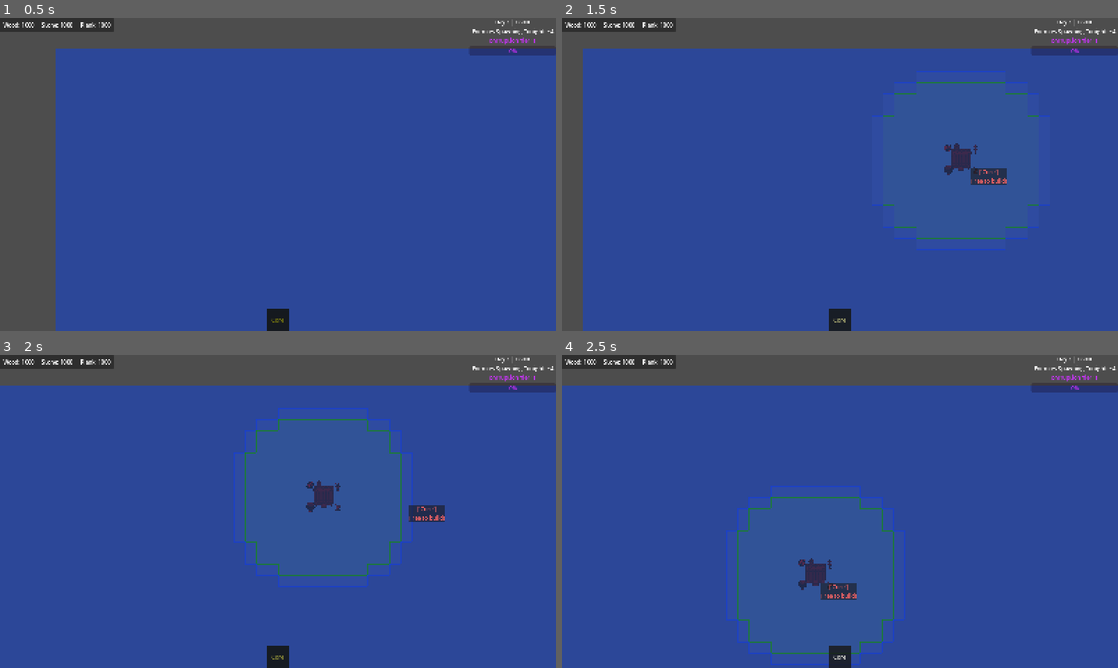
Above: before the commit, frames 1-4 (two rows, left to right).
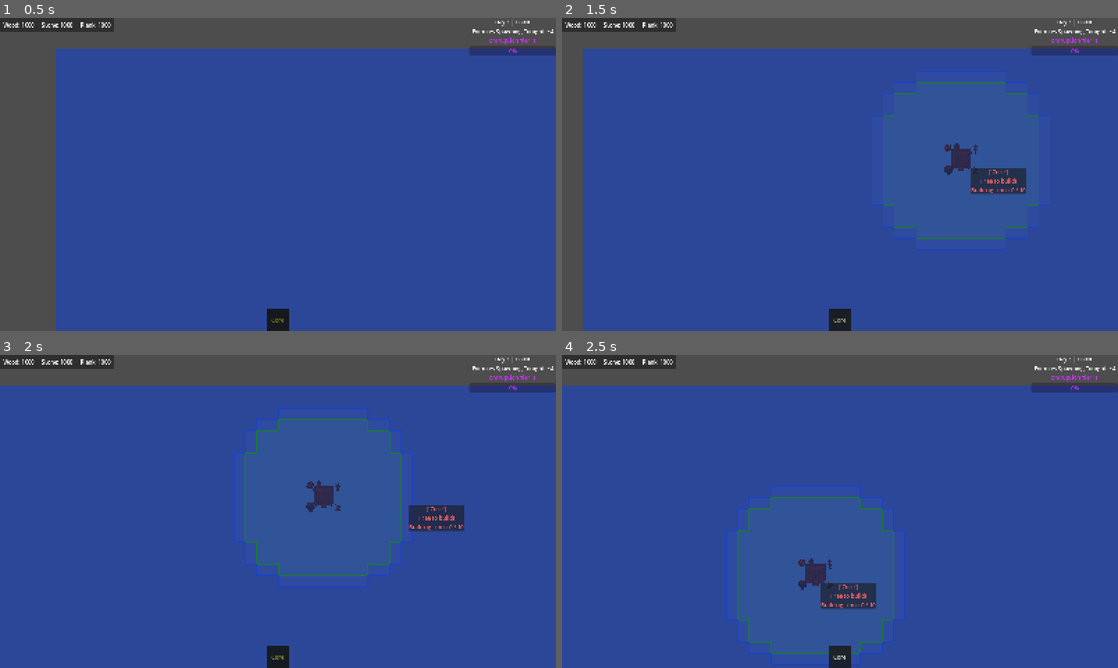
Above: after the commit, the same moments.

Repository: ColdTerror/Core-and-Conveyor
Game: Godot game, scene res://scenes/level.tscn
The game is run twice, just before and just after one commit, with the same random seed, the same clock (stepped at 60 frames per second) and the same inputs. The engine's default icon, where the game draws it, is replaced by a stand-in: a white triangle on a blue panel in a dark square.
Inputs (mouse positions are in pixels of both pictures, inside the frame that each line leads up to):
- Up to frame 1 (0.5 s): no input
- Up to frame 2 (1.5 s): click "Core" at 0.5 s; tap Enter at 1.25 s; move the mouse to (962, 158) at 1.27 s; hold Right (ui_right) from 1.28 s (still down); hold X (deconstruct_hotkey) from 1.28 s (still down); click (962, 158) at 1.42 s
- Up to frame 3 (2 s): keep holding Right (ui_right); keep holding X (deconstruct_hotkey)
- Up to frame 4 (2.5 s): release Right (ui_right) at 2 s; release X (deconstruct_hotkey) at 2 s; drag from (728, 527) to (812, 574) at 2.02 s

Frame 1 is identical in both runs. In frame 2, 0.6% of the frame differs, in the area x 73-84%, y 48-57%; in frame 3, 0.6%; in frame 4, 0.6%.

Commit message:
Enforce building limit and apply tower buffs
Enforces research-based building limit in placement logic and displays the current/limit in the placement UI (excludes conveyors and walls). Adds Building Limit check to _can_place_building to prevent placement when at cap. Hooks ResearchManager to update towers by calling apply_research_buffs (added Towers group membership and apply_research_buffs in tower_building). Improves hover menu to live-refresh Worker Bot stats (speed, energy, recharge/drain, limp status) and cleans up minor UI/debug noise (removed debug print, adjusted extra_stats header handling). Adjusts research screen GraphEdit node positions and updates a couple research node descriptions/titles. Also adds two tasks to kanban data.

Diff:
--- a/scenes/research/research_screen.tscn
+++ b/scenes/research/research_screen.tscn
@@ -49,7 +49,6 @@
 [node name="GraphEdit" type="GraphEdit" parent="BackgroundBlocker/MarginContainer/VBoxContainer" unique_id=1474269741]
 layout_mode = 2
 size_flags_vertical = 3
-scroll_offset = Vector2(-190, -98.125)
 grid_pattern = 1
 snapping_distance = 50
 zoom = 0.75
@@ -60,10 +59,10 @@
 
 [node name="Core1" parent="BackgroundBlocker/MarginContainer/VBoxContainer/GraphEdit" unique_id=1401898486 instance=ExtResource("2_l6ox2")]
 layout_mode = 0
-offset_left = 274.75
-offset_top = 145.375
-offset_right = 624.75
-offset_bottom = 295.375
+offset_left = 84.75
+offset_top = 47.25
+offset_right = 434.75
+offset_bottom = 197.25
 scale = Vector2(0.75, 0.75)
 mouse_filter = 1
 position_offset = Vector2(113, 63)
@@ -76,10 +75,10 @@
 
 [node name="Bot1" parent="BackgroundBlocker/MarginContainer/VBoxContainer/GraphEdit" unique_id=490625547 instance=ExtResource("2_l6ox2")]
 layout_mode = 0
-offset_left = 486.25
-offset_top = 145.375
-offset_right = 836.25
-offset_bottom = 295.375
+offset_left = 296.25
+offset_top = 47.25
+offset_right = 646.25
+offset_bottom = 197.25
 scale = Vector2(0.75, 0.75)
 mouse_filter = 1
 position_offset = Vector2(395, 63)
@@ -92,10 +91,10 @@
 
 [node name="Building1" parent="BackgroundBlocker/MarginContainer/VBoxContainer/GraphEdit" unique_id=1045831839 instance=ExtResource("2_l6ox2")]
 layout_mode = 0
-offset_left = 647.5
-offset_top = 146.875
-offset_right = 997.5
-offset_bottom = 296.875
+offset_left = 457.5
+offset_top = 48.75
+offset_right = 807.5
+offset_bottom = 198.75
 scale = Vector2(0.75, 0.75)
 mouse_filter = 1
 position_offset = Vector2(610, 65)
@@ -109,10 +108,10 @@
 
 [node name="Global1" parent="BackgroundBlocker/MarginContainer/VBoxContainer/GraphEdit" unique_id=57414478 instance=ExtResource("2_l6ox2")]
 layout_mode = 0
-offset_left = 835.0
-offset_top = 148.375
-offset_right = 1185.0
-offset_bottom = 298.375
+offset_left = 645.0
+offset_top = 50.25
+offset_right = 995.0
+offset_bottom = 200.25
 scale = Vector2(0.75, 0.75)
 mouse_filter = 1
 position_offset = Vector2(860, 67)
@@ -125,10 +124,10 @@
 
 [node name="Tower1" parent="BackgroundBlocker/MarginContainer/VBoxContainer/GraphEdit" unique_id=919121047 instance=ExtResource("2_l6ox2")]
 layout_mode = 0
-offset_left = 1069.75
-offset_top = 145.375
-offset_right = 1419.75
-offset_bottom = 295.375
+offset_left = 879.75
+offset_top = 47.25
+offset_right = 1229.75
+offset_bottom = 197.25
 scale = Vector2(0.75, 0.75)
 mouse_filter = 1
 position_offset = Vector2(1173, 63)
@@ -142,10 +141,10 @@
 
 [node name="Core2" parent="BackgroundBlocker/MarginContainer/VBoxContainer/GraphEdit" unique_id=134985909 instance=ExtResource("2_l6ox2")]
 layout_mode = 0
-offset_left = 274.75
-offset_top = 145.375
-offset_right = 624.75
-offset_bottom = 295.375
+offset_left = 84.75
+offset_top = 47.25
+offset_right = 434.75
+offset_bottom = 197.25
 scale = Vector2(0.75, 0.75)
 mouse_filter = 1
 position_offset = Vector2(113, 63)
@@ -158,10 +157,10 @@
 
 [node name="Bot2" parent="BackgroundBlocker/MarginContainer/VBoxContainer/GraphEdit" unique_id=659654113 instance=ExtResource("2_l6ox2")]
 layout_mode = 0
-offset_left = 486.25
-offset_top = 145.375
-offset_right = 836.25
-offset_bottom = 295.375
+offset_left = 296.25
+offset_top = 47.25
+offset_right = 646.25
+offset_bottom = 197.25
 scale = Vector2(0.75, 0.75)
 mouse_filter = 1
 position_offset = Vector2(395, 63)
@@ -175,16 +174,16 @@
 
 [node name="Building2" parent="BackgroundBlocker/MarginContainer/VBoxContainer/GraphEdit" unique_id=568078980 instance=ExtResource("2_l6ox2")]
 layout_mode = 0
-offset_left = 647.5
-offset_top = 146.875
-offset_right = 997.5
-offset_bottom = 296.875
+offset_left = 457.5
+offset_top = 48.75
+offset_right = 807.5
+offset_bottom = 198.75
 scale = Vector2(0.75, 0.75)
 mouse_filter = 1
 position_offset = Vector2(610, 65)
 title = "Building Branch"
 research_name = "Building Limit 2"
-desc = "Increase Building Limit by 10"
+desc = "Increase Building Limit by20"
 research_cost = {
 ExtResource("3_xgb3y"): 50,
 ExtResource("4_3s71f"): 50
@@ -192,10 +191,10 @@
 
 [node name="Global2" parent="BackgroundBlocker/MarginContainer/VBoxContainer/GraphEdit" unique_id=383648997 instance=ExtResource("2_l6ox2")]
 layout_mode = 0
-offset_left = 835.0
-offset_top = 148.375
-offset_right = 1185.0
-offset_bottom = 298.375
+offset_left = 645.0
+offset_top = 50.25
+offset_right = 995.0
+offset_bottom = 200.25
 scale = Vector2(0.75, 0.75)
 mouse_filter = 1
 position_offset = Vector2(860, 67)
@@ -208,17 +207,17 @@
 
 [node name="Tower2" parent="BackgroundBlocker/MarginContainer/VBoxContainer/GraphEdit" unique_id=1143563071 instance=ExtResource("2_l6ox2")]
 layout_mode = 0
-offset_left = 1069.75
-offset_top = 145.375
-offset_right = 1419.75
-offset_bottom = 295.375
+offset_left = 879.75
+offset_top = 47.25
+offset_right = 1229.75
+offset_bottom = 197.25
 scale = Vector2(0.75, 0.75)
 mouse_filter = 1
 position_offset = Vector2(1173, 63)
 title = "Tower Branch"
 research_name = "Tower Damage 2"
-desc = "Increase all Tower Damage by 10%"
-research_cost = {
-ExtResource("3_xgb3y"): 50,
-ExtResource("4_3s71f"): 50
-}
+desc = "Increase all Tower Damage by 15%"
+research_cost = {
+ExtResource("3_xgb3y"): 50,
+ExtResource("4_3s71f"): 50
+}
--- a/scripts/Building Classes/tower_building.gd
+++ b/scripts/Building Classes/tower_building.gd
@@ -39,9 +39,15 @@
 func _ready():
 	super()
 	_cached_range_tiles = _get_local_range_tiles()
+	add_to_group("Towers")
 
 func setup(level_instance: Node2D):
 	level_ref = level_instance
+
+
+
+func apply_research_buffs():
+	damage_multiplier = ResearchManager.tower_damage_mult
 
 
 # ============================================================
--- a/scripts/Managers/building_manager.gd
+++ b/scripts/Managers/building_manager.gd
@@ -550,8 +550,24 @@
 		if have < total_needed:
 			can_place = false # We are broke!
 
+	# --- BUILDING LIMIT STATS ---
+	var extra_stats = {}
+
+	if not (ghost_building is ConveyorBuilding) and not (ghost_building is WallBuilding):
+		var capped_buildings = buildings.filter(func(b):
+			return not (b is ConveyorBuilding) and not (b is WallBuilding)
+		)
+		var current = capped_buildings.size()
+		var limit = ResearchManager.max_buildings_allowed
+		extra_stats["Building Limit"] = "%d / %d" % [current, limit]
+
+		# Also flag can_place false here if at limit
+		if current >= limit:
+			can_place = false
+	# ----------------------------
+
 	# Tell the UI!
-	placement_cost_updated.emit(ghost_building.building_name, total_cost, can_place, {})
+	placement_cost_updated.emit(ghost_building.building_name, total_cost, can_place, extra_stats)
 
 # -------------------------------
 # DRAG LOGIC IMPLEMENTATION
@@ -776,6 +792,14 @@
 		print_debug("Place core first")
 		return false
 	# ==========================================
+
+	if not (building is ConveyorBuilding) and not (building is WallBuilding):
+		var capped_buildings = buildings.filter(func(b):
+			return not (b is ConveyorBuilding) and not (b is WallBuilding)
+		)
+		if capped_buildings.size() >= ResearchManager.max_buildings_allowed:
+			print_debug("Building limit reached! Upgrade Core to expand.")
+			return false
 
 	var footprint = building.get_footprint(origin)
 
--- a/scripts/Research/research_manager.gd
+++ b/scripts/Research/research_manager.gd
@@ -87,4 +87,4 @@
 	get_tree().call_group("WorkerBots", "apply_research_buffs")
 
 func _update_living_towers():
-	pass
+	get_tree().call_group("Towers", "apply_research_buffs")
--- a/scripts/Research/upgrade_node.gd
+++ b/scripts/Research/upgrade_node.gd
@@ -21,7 +21,6 @@
 	_refresh_button()
 
 func _refresh_button():
-	print("refreshing graphnode")
 	var already_done = research_name in ResearchManager.unlocked_techs
 	var tier_met = ResearchManager.can_research(research_name)
 
--- a/scripts/UI/game_ui.gd
+++ b/scripts/UI/game_ui.gd
@@ -58,7 +58,6 @@
 			text += "%s: %d / %d\n" % [res, have, needed]
 
 	if not extra_stats.is_empty():
-		text += "\n-- Upgrades --\n"
 		for stat_name in extra_stats:
 			text += "%s: %s\n" % [stat_name, extra_stats[stat_name]]
 
--- a/scripts/UI/hover_menu.tscn.gd
+++ b/scripts/UI/hover_menu.tscn.gd
@@ -26,6 +26,9 @@
 		elif current_building.has_method("get_progress_ratio"):
 			work_bar.value = current_building.get_progress_ratio() * 100.0
 
+	# Live-refresh bot stats since energy changes every frame
+	if is_instance_valid(current_building) and current_building.building_name == "Worker Bot":
+		_refresh_stats_ui(current_building)
 
 
 func show_building_info(b: Node2D):
@@ -186,8 +189,13 @@
 	var stats = []
 
 	# --- BOTS ---
-	if "speed" in b: stats.append("Move Speed: %d" % b.speed)
+	if "current_speed" in b: stats.append("Speed: %.0f" % b.current_speed)
 	if "carry_capacity" in b: stats.append("Carry Cap: %d" % b.carry_capacity)
+	if "current_energy" in b and "max_energy" in b:
+		stats.append("Energy: %.0f / %.0f" % [b.current_energy, b.max_energy])
+	if "energy_recharge_rate" in b: stats.append("Recharge: %.0f/s" % b.energy_recharge_rate)
+	if "energy_drain_rate" in b: stats.append("Drain: %.0f/s" % b.energy_drain_rate)
+	if "is_limping" in b and b.is_limping: stats.append("Status: Limping!")
 
 	# --- PROCESSORS ---
 	if "crafting_time_multiplier" in b:
Not shown, changed: kanban_tasks_data.kanban
